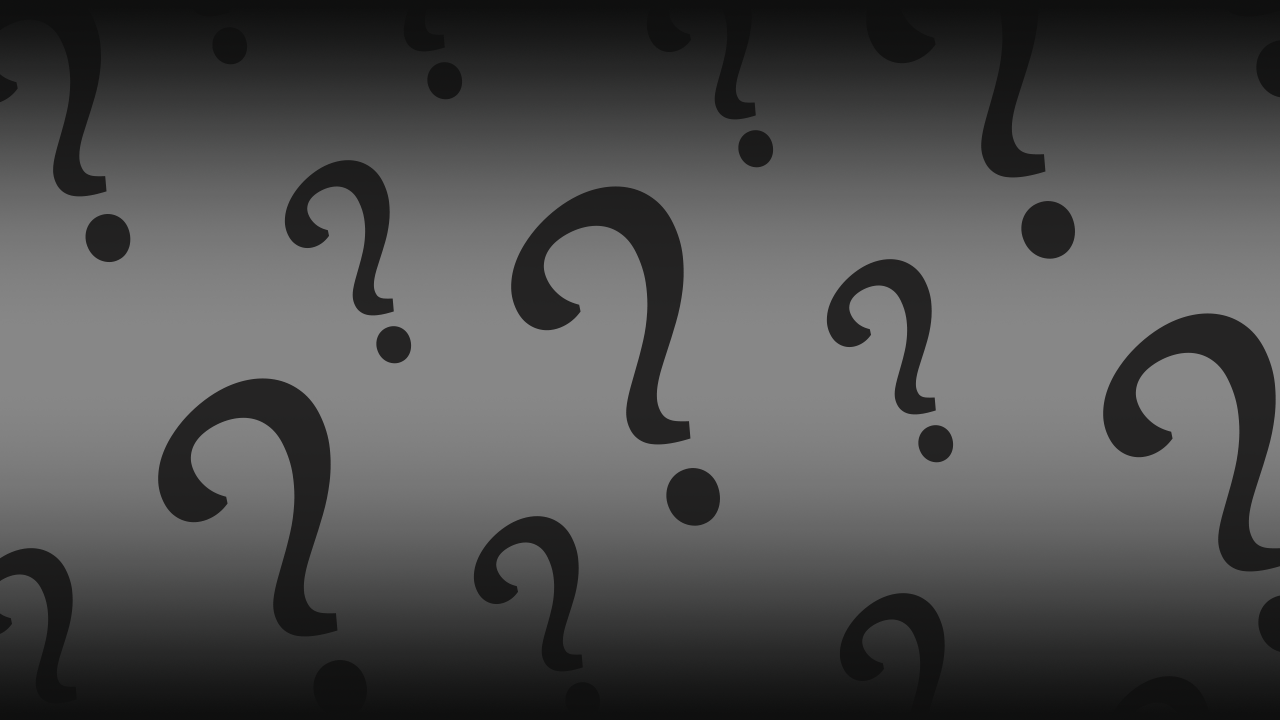
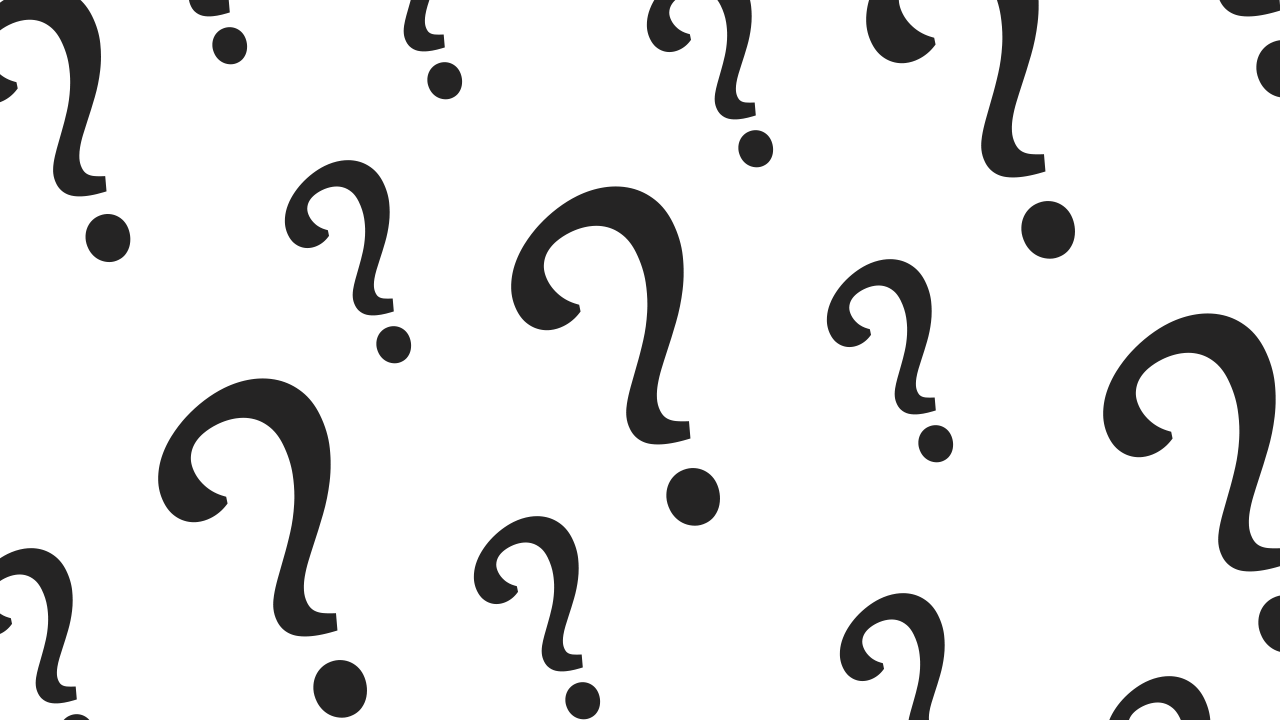
The second 1280×720 image is a revision of the first. Changes to its layers:
hid "Layer 1" over [0, 0, 1280, 720]
hid "Layer 2" over [0, 0, 1280, 720]
